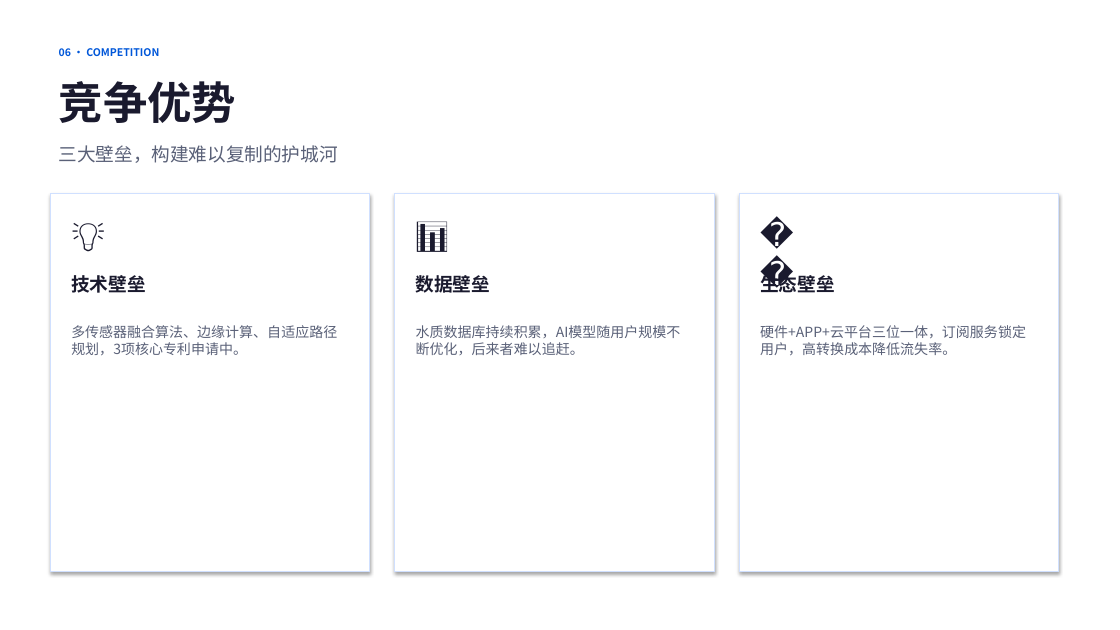
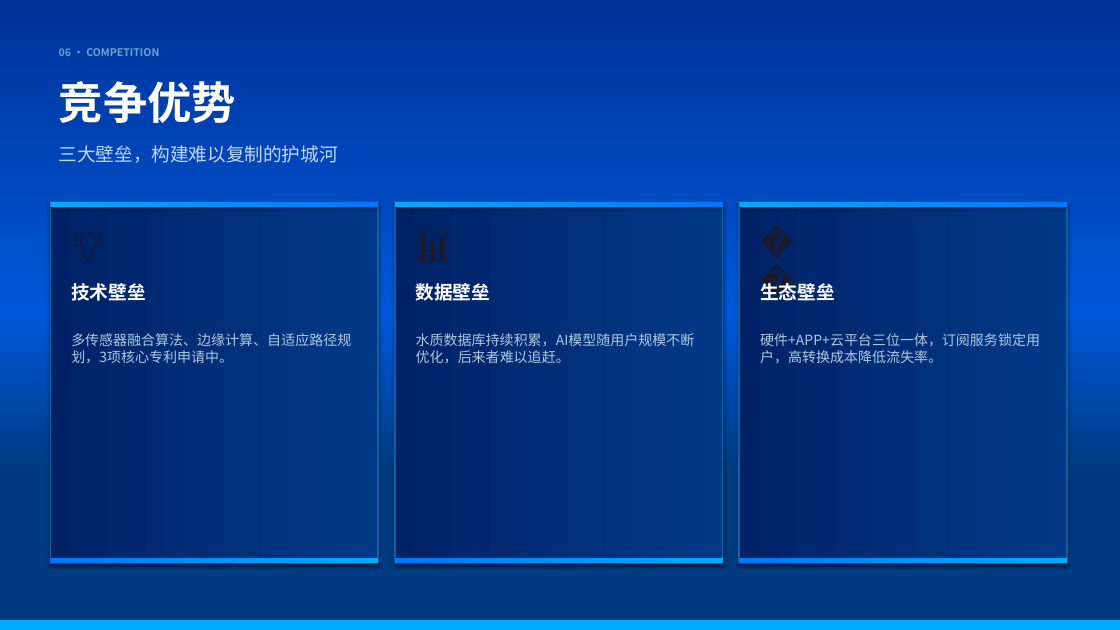
Before and after one commit to Luoyi-Gan/zhishui-landing, a slide deck: slide 9 of 智水清源-路演模版.pptx. Drawn at 1120x630 pixels with LibreOffice and Linux fonts; fonts in the diff are those of the drawing. Boxes give left, top, right and bottom in pixels: in the first picture for what was removed or moved away, otherwise in the second. Text is boxed around its words. In the diff, an @@ line names an element or a change of style, - is before the commit and + after.

```diff
--- a/智水清源-路演模版.pptx
+++ b/智水清源-路演模版.pptx
@@ text "06 · COMPETITION" at (59, 48, 159, 56): text colour #0057D9 to #70A0D0 @@
@@ text "竞争优势" at (59, 81, 236, 123): text colour #1A1A2E to gradient #FFFFFF to #00AAFF @@
@@ text "三大壁垒，构建难以复制的护城河" at (59, 145, 338, 163): text colour #5A6178 to #C0D8F0 @@
@@ rectangle: place and size @@
-rectangle at (50, 193, 370, 571)
+rectangle at (50, 202, 378, 563)
@@ rectangle added at (50, 202, 378, 207), fill gradient #00AAFF to #0077FF @@
@@ rectangle: place and size @@
-rectangle at (395, 193, 714, 571)
+rectangle at (395, 202, 723, 563)
@@ rectangle added at (395, 202, 723, 207), fill gradient #00AAFF to #0077FF @@
@@ fill #FFFFFF to gradient #012266 to #023A88; outline #D0E0FF 1 pt to #1060A0 1.5 pt in 3 elements at (50, 202, 378, 563), (395, 202, 723, 563), (739, 202, 1067, 563) @@
@@ rectangle: place and size @@
-rectangle at (739, 193, 1059, 571)
+rectangle at (739, 202, 1067, 563)
@@ rectangle added at (739, 202, 1067, 207), fill gradient #00AAFF to #0077FF @@
@@ text "💡": place and size @@
-text "💡" at (63, 210, 113, 260)
+text "💡" at (63, 218, 113, 269)
@@ text at (408, 218, 458, 269): text changed @@
-🌐
+📊
@@ text at (752, 218, 802, 269): text changed @@
-📊
+🌐
@@ text "技术壁垒": place and size @@
-text "技术壁垒" at (71, 275, 145, 293)
+text "技术壁垒" at (71, 283, 145, 301)
@@ text "数据壁垒": place and size @@
-text "数据壁垒" at (416, 275, 490, 293)
+text "数据壁垒" at (416, 283, 490, 301)
@@ text colour #1A1A2E to #FFFFFF in 3 elements at (71, 283, 145, 301), (416, 283, 490, 301), (760, 280, 834, 301) @@
@@ text "生态壁垒": place and size @@
-text "生态壁垒" at (760, 272, 834, 297)
+text "生态壁垒" at (760, 280, 834, 301)
@@ text "多传感器融合算法、边缘计算、自适应路径规划，3项核心专利申请中。": place and size @@
-text "多传感器融合算法、边缘计算、自适应路径规划，3项核心专利申请中。" at (71, 325, 337, 355)
+text "多传感器融合算法、边缘计算、自适应路径规划，3项核心专利申请中。" at (71, 333, 351, 363)
@@ text "水质数据库持续积累，AI模型随用户规模不断优化，后来者难以追赶。": place and size @@
-text "水质数据库持续积累，AI模型随用户规模不断优化，后来者难以追赶。" at (416, 325, 681, 355)
+text "水质数据库持续积累，AI模型随用户规模不断优化，后来者难以追赶。" at (416, 333, 695, 363)
@@ text colour #5A6178 to #B0C8E0 in 3 elements at (71, 333, 351, 363), (416, 333, 695, 363), (760, 333, 1040, 363) @@
@@ text "硬件+APP+云平台三位一体，订阅服务锁定用户，高转换成本降低流失率。": place and size @@
-text "硬件+APP+云平台三位一体，订阅服务锁定用户，高转换成本降低流失率。" at (760, 325, 1026, 355)
+text "硬件+APP+云平台三位一体，订阅服务锁定用户，高转换成本降低流失率。" at (760, 333, 1040, 363)
@@ rectangle added at (50, 558, 378, 563), fill gradient #0077FF to #00AAFF @@
@@ rectangle added at (395, 558, 723, 563), fill gradient #0077FF to #00AAFF @@
@@ rectangle added at (739, 558, 1067, 563), fill gradient #0077FF to #00AAFF @@
@@ rectangle: place and size @@
-rectangle at (0, 0, 1120, 630)
+rectangle at (0, 620, 1120, 630)
@@ rectangle at (0, 620, 1120, 630): fill #FFFFFF to #00AAFF @@
```
Also in this commit, not shown: 11 other slides changed, 1 other file.
